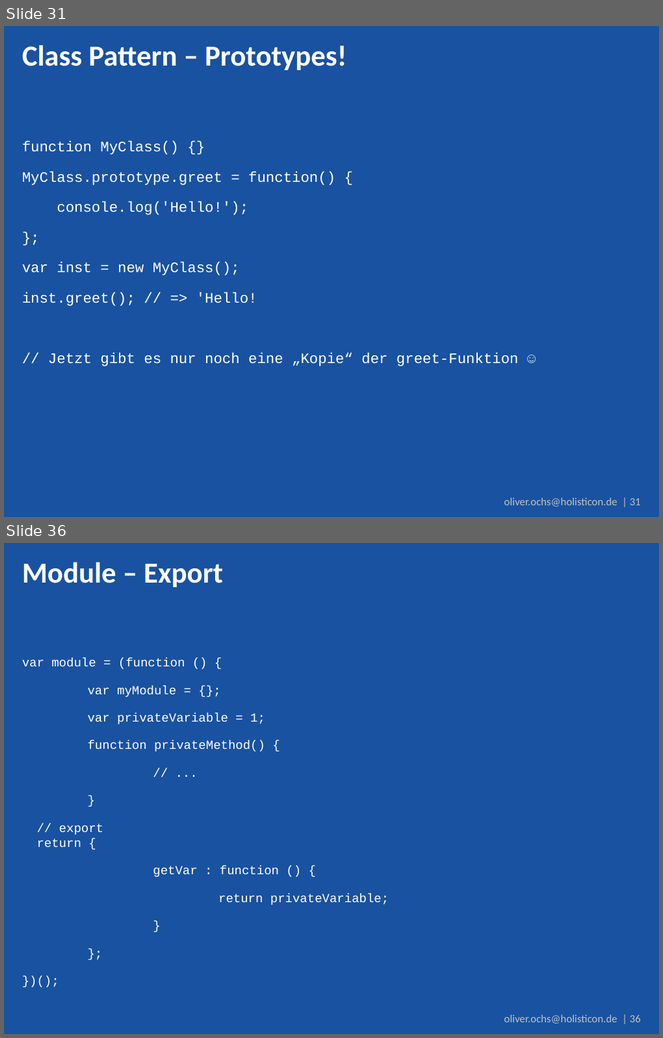
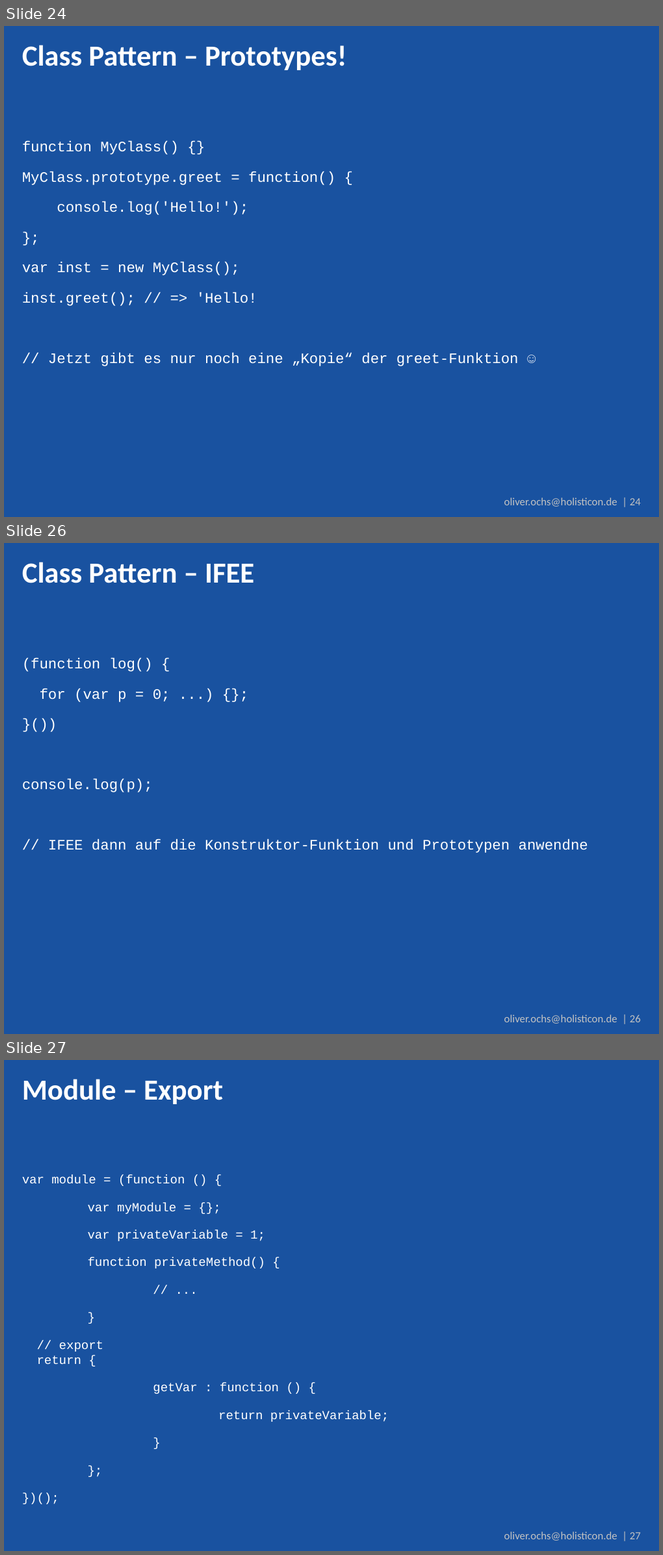
Before and after one commit to DJCordhose/serious-javascript, a slide deck: coding-sessions/code_talks.pptx. Shown one above the other, each under a label of ours: slides 31 and 36 before the commit, slides 24, 26 and 27 after it; the slides between them are not shown. The pictures are 663x1038 and 663x1555 pixels, drawn with LibreOffice and Linux fonts; fonts in the diff are those of the drawing; background and template pictures are left out. Boxes give left, top, right and bottom in pixels: in the first picture for what was removed or moved away, otherwise in the second. Text is boxed around its words. In the diff, an @@ line names an element or a change of style, - is before the commit and + after.

```diff
--- a/coding-sessions/code_talks.pptx
+++ b/coding-sessions/code_talks.pptx
@@ slide 26 added at [4,543,659,1034], background #1952A0; not listed: 1 template element that a slide beside it also shows @@
@@ title added at [22,562,254,583], 32 pt, text #FFFFFF, bold @@
+Class Pattern – IFEE
@@ text added at [22,658,588,853], 16 pt, text #FFFFFF @@
+(function log() {
+for (var p = 0; ...) {};
+}())
+console.log(p);
+// IFEE dann auf die Konstruktor-Funktion und Prototypen anwendne
@@ what was slide 31 is now slide 24 @@
@@ text at [504,498,641,507]: text changed @@
-oliver.ochs@holisticon.de | 31
+oliver.ochs@holisticon.de | 24
@@ what was slide 36 is now slide 27 @@
@@ text at [504,1532,641,1541]: text changed @@
-oliver.ochs@holisticon.de | 36
+oliver.ochs@holisticon.de | 27
```
Also in this commit, not shown: 3 slides changed, 2 other slides added, 9 slides removed.
